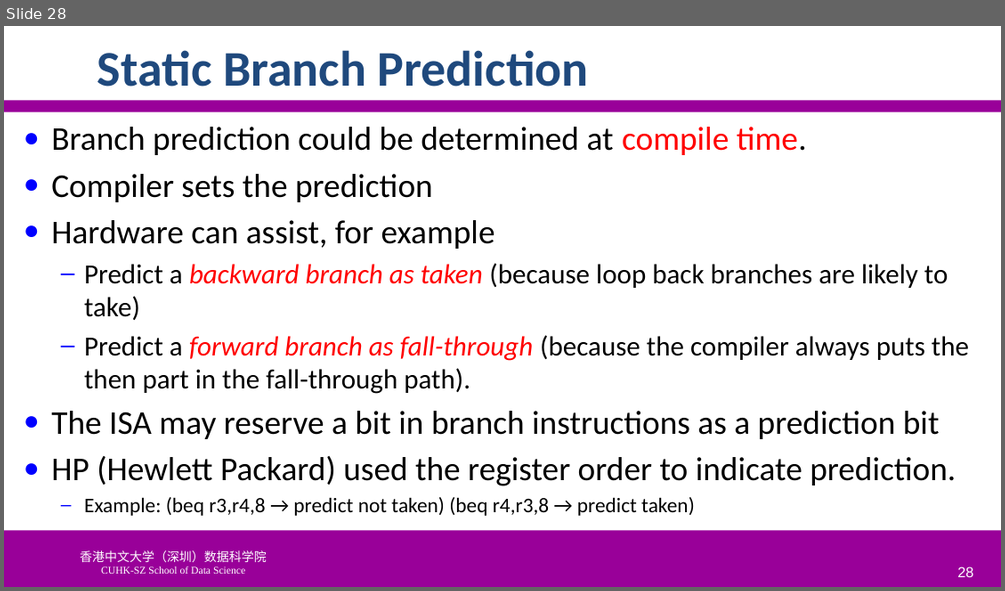
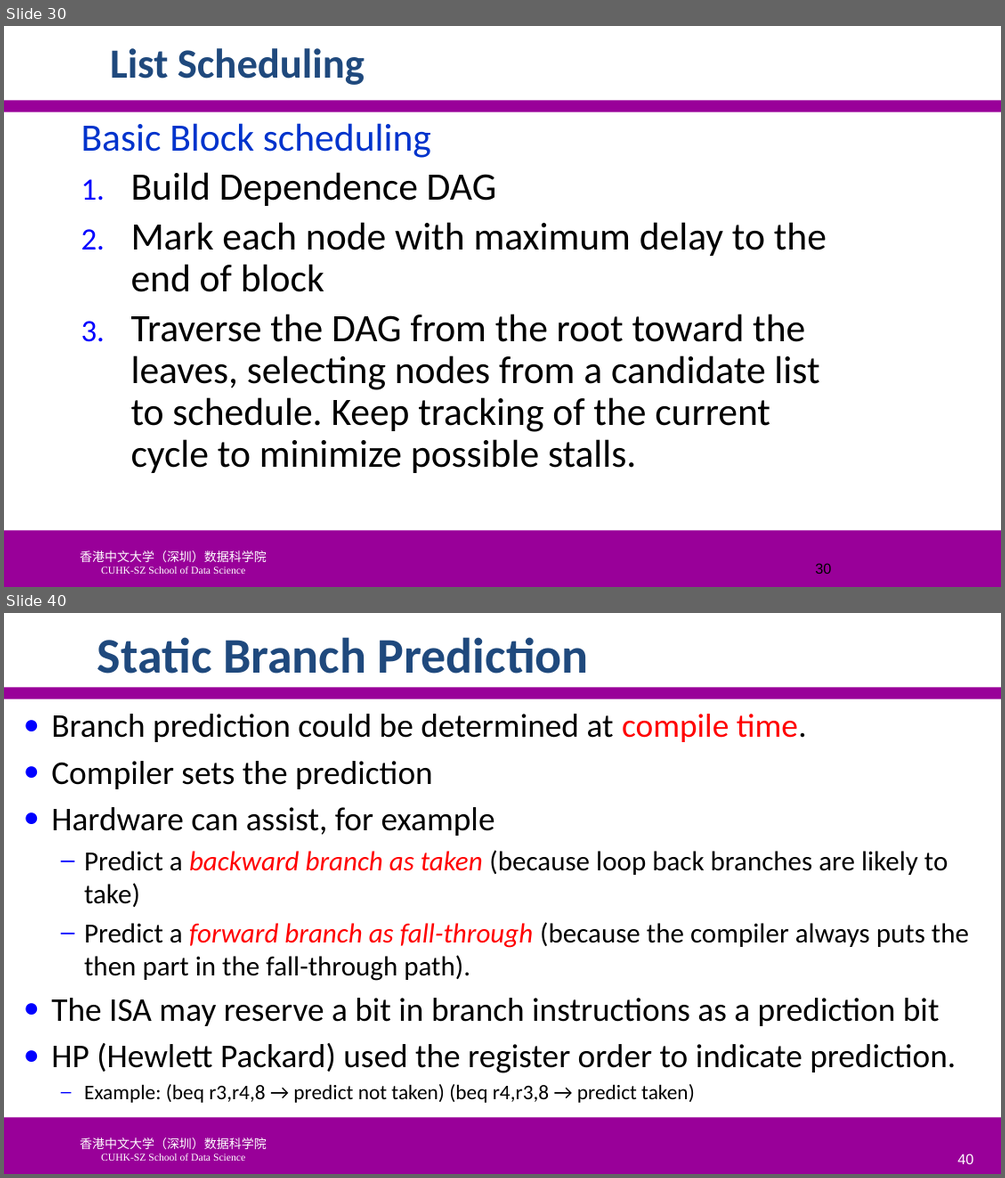
Before and after one commit to SUNCHAOYI923/CMU_CSAPP, a slide deck: slide/CA3060-4-Hazards.pptx. Shown one above the other, each under a label of ours: slide 28 before the commit, slides 30 and 40 after it; the slides between them are not shown. The pictures are 1005x591 and 1005x1178 pixels, drawn with LibreOffice and Linux fonts; fonts in the diff are those of the drawing; background and template pictures are left out. Boxes give left, top, right and bottom in pixels: in the first picture for what was removed or moved away, otherwise in the second. Text is boxed around its words. In the diff, an @@ line names an element or a change of style, - is before the commit and + after.

```diff
--- a/slide/CA3060-4-Hazards.pptx
+++ b/slide/CA3060-4-Hazards.pptx
@@ slide 30 added at box(4, 26, 1001, 587), background #FFFFFF; not listed: 3 template elements that a slide beside it also shows @@
@@ title added at box(110, 48, 364, 85), 40 pt, text #1F497D, bold @@
+List Scheduling
@@ text added at box(81, 123, 826, 473), 37.3 pt, text #000000 @@
+Basic Block scheduling
+1. Build Dependence DAG
+2. Mark each node with maximum delay to the end of block
+3. Traverse the DAG from the root toward the leaves, selecting nodes from a candidate list to schedule. Keep tracking of the current cycle to minimize possible stalls.
@@ page number added at box(815, 563, 831, 573), 14 pt, text #000000 @@
+30
@@ what was slide 28 is now slide 40 @@
@@ page number at box(957, 1153, 973, 1164): text changed @@
-28
+40
```
Also in this commit, not shown: 8 slides changed, 17 other slides added, 5 slides removed, 5 other files.
